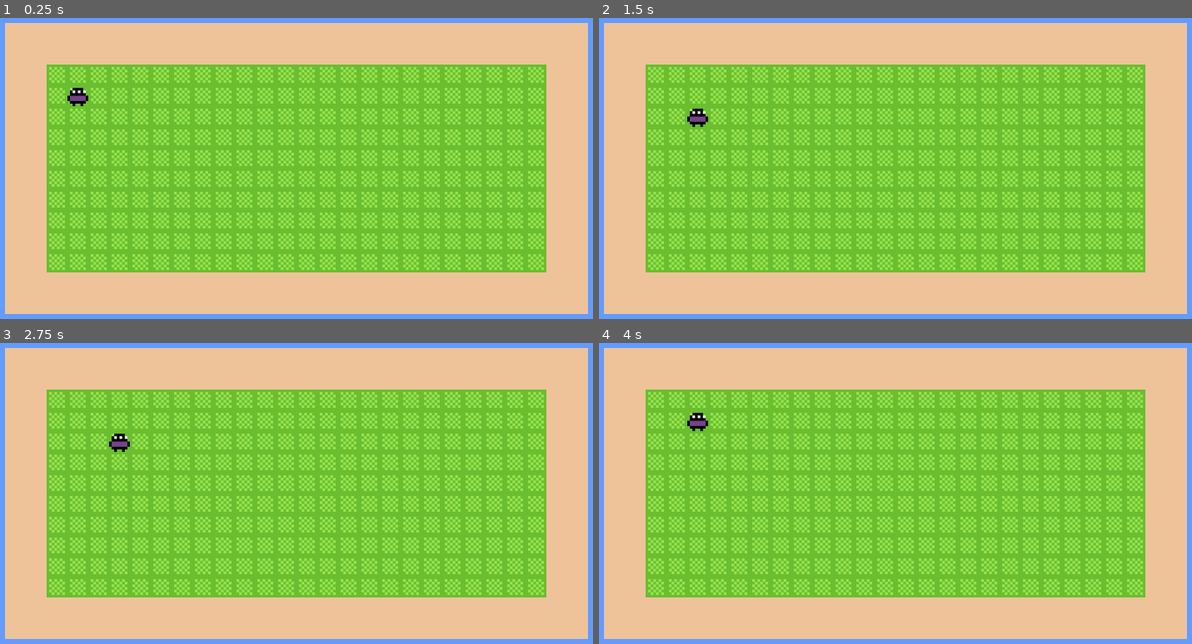
Above: before the commit, frames 1-4 (two rows, left to right).
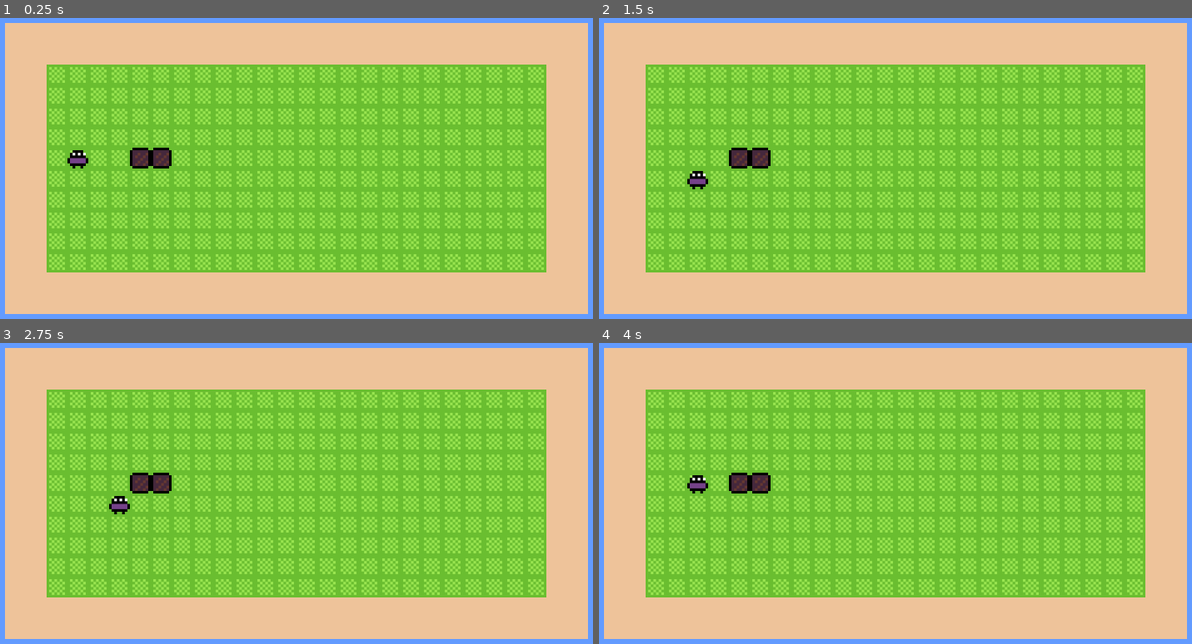
Above: after the commit, the same moments.

Repository: jiexdrop/doughnut
Game: Godot game, scene res://scenes/main.tscn
Two runs of this game, one before a commit and one after it. Both use one fixed random seed, a clock stepped at 60 frames per second and the inputs below.
Inputs:
- Up to frame 1 (0.25 s): no input
- Up to frame 2 (1.5 s): hold D (right) 0.53-1.28 s; tap Enter at 1.25 s; hold S (down) from 1.28 s (still down)
- Up to frame 3 (2.75 s): release S (down) at 2.03 s; hold D (right) from 2.03 s (still down)
- Up to frame 4 (4 s): release D (right) at 2.78 s; hold W (up) 2.78-3.53 s; hold A (left) from 3.53 s (still down)

The runs differ from the first frame. In frame 1, 0.8% of the frame differs, in the area x 11-29%, y 23-50%; in frame 2, 0.8%; in frame 3, 0.8%; in frame 4, 0.8%.

Commit message:
added a box that moves

Diff:
--- /dev/null
+++ b/scenes/box.gd
@@ -0,0 +1,35 @@
+extends StaticBody2D
+
+# Reference the TileMap just like in your player script
+@onready var tile_map: TileMapLayer = $"../TileMapLayer"
+
+# This function is called by the player when they try to push
+func try_push(dir: Vector2) -> bool:
+	var current_tile = tile_map.local_to_map(position)
+	var target_tile = current_tile + Vector2i(dir.x, dir.y)
+
+	# 1. Check if the target tile is blocked by the TileMap (walls)
+	var tile_data = tile_map.get_cell_tile_data(target_tile)
+	if tile_data and tile_data.get_custom_data("walkable") == false:
+		return false # Blocked by a wall tile
+
+	# 2. Check if there is another object (like another box) in the way
+	var space_state = get_world_2d().direct_space_state
+	var query = PhysicsPointQueryParameters2D.new()
+
+	# Check the center of the target tile
+	query.position = tile_map.map_to_local(target_tile)
+	# Make sure we don't detect the box itself
+	query.exclude = [self]
+
+	var collision = space_state.intersect_point(query)
+
+	if not collision.is_empty():
+		# There is something else here (another box or obstacle)
+		# Optional: If that object is also a box, you could try pushing it recursively here.
+		# For now, we simply block movement.
+		return false
+
+	# 3. If we get here, the path is clear. Move the box.
+	position = tile_map.map_to_local(target_tile)
+	return true
--- /dev/null
+++ b/scenes/box.tscn
@@ -0,0 +1,16 @@
+[gd_scene format=3 uid="uid://chgxj2178wx83"]
+
+[ext_resource type="Texture2D" uid="uid://iwyau8p54wp1" path="res://assets/Sprite-0004.png" id="1_3inec"]
+[ext_resource type="Script" uid="uid://dsjp8owrk1fd8" path="res://scenes/box.gd" id="1_ks2v0"]
+
+[sub_resource type="RectangleShape2D" id="RectangleShape2D_tbgi4"]
+size = Vector2(8, 8)
+
+[node name="Box" type="StaticBody2D" unique_id=665832972]
+script = ExtResource("1_ks2v0")
+
+[node name="Sprite2D" type="Sprite2D" parent="." unique_id=795927578]
+texture = ExtResource("1_3inec")
+
+[node name="CollisionShape2D" type="CollisionShape2D" parent="." unique_id=59615953]
+shape = SubResource("RectangleShape2D_tbgi4")
--- a/scenes/main.tscn
+++ b/scenes/main.tscn
@@ -4,18 +4,23 @@
 [ext_resource type="Script" uid="uid://difno1fvr55yv" path="res://scripts/pixel_camera.gd" id="2_cam"]
 [ext_resource type="Texture2D" uid="uid://ihi3cewu0e7x" path="res://assets/Sprite-0001.png" id="2_sugp2"]
 [ext_resource type="PackedScene" uid="uid://ccsiamhj8f0wg" path="res://scenes/player.tscn" id="4_jyhfs"]
-[ext_resource type="Script" uid="uid://c206nwsvu2qll" path="res://scripts/player.gd" id="5_tbgi4"]
+[ext_resource type="PackedScene" uid="uid://chgxj2178wx83" path="res://scenes/box.tscn" id="5_tbgi4"]
 
 [sub_resource type="TileSetAtlasSource" id="TileSetAtlasSource_jyhfs"]
 texture = ExtResource("2_sugp2")
 texture_region_size = Vector2i(8, 8)
 0:0/0 = 0
 1:0/0 = 0
+1:0/0/custom_data_0 = true
 0:1/0 = 0
+0:1/0/custom_data_0 = true
 1:1/0 = 0
+1:1/0/custom_data_0 = true
 
 [sub_resource type="TileSet" id="TileSet_1"]
 tile_size = Vector2i(8, 8)
+custom_data_layer_0/name = "walkable"
+custom_data_layer_0/type = 1
 sources/0 = SubResource("TileSetAtlasSource_jyhfs")
 
 [node name="Main" type="Node2D" unique_id=678591140]
@@ -31,5 +36,10 @@
 zoom_level = 4
 
 [node name="Player" parent="." unique_id=1204089923 instance=ExtResource("4_jyhfs")]
-position = Vector2(44, 44)
-script = ExtResource("5_tbgi4")
+position = Vector2(44, 68)
+
+[node name="Box" parent="." unique_id=665832972 instance=ExtResource("5_tbgi4")]
+position = Vector2(68, 68)
+
+[node name="Box2" parent="." unique_id=448457107 instance=ExtResource("5_tbgi4")]
+position = Vector2(76, 68)
--- a/scenes/player.tscn
+++ b/scenes/player.tscn
@@ -1,6 +1,7 @@
 [gd_scene format=3 uid="uid://ccsiamhj8f0wg"]
 
 [ext_resource type="Texture2D" uid="uid://03o4762qnkdd" path="res://assets/Sprite-0002.png" id="1_3vyb7"]
+[ext_resource type="Script" uid="uid://c206nwsvu2qll" path="res://scripts/player.gd" id="1_qhqgy"]
 [ext_resource type="Texture2D" uid="uid://c532ohh88brhr" path="res://assets/Sprite-0003.png" id="2_g2els"]
 
 [sub_resource type="RectangleShape2D" id="RectangleShape2D_u8vuu"]
@@ -21,6 +22,7 @@
 }]
 
 [node name="Player" type="CharacterBody2D" unique_id=1204089923]
+script = ExtResource("1_qhqgy")
 
 [node name="CollisionShape2D" type="CollisionShape2D" parent="." unique_id=1700758822]
 shape = SubResource("RectangleShape2D_u8vuu")
--- a/scripts/player.gd
+++ b/scripts/player.gd
@@ -1,7 +1,7 @@
 extends CharacterBody2D
 
-@onready var tile_map: TileMapLayer = $"../TileMapLayer" # Adjust path to your TileMap
-var grid_size = 8
+@onready var tile_map: TileMapLayer = $"../TileMapLayer"
+var grid_size = 8 # Note: This variable isn't used in logic because TileMap handles the grid size automatically
 
 func _physics_process(_delta):
 	var direction = Vector2.ZERO
@@ -15,14 +15,38 @@
 		move_on_grid(direction)
 
 func move_on_grid(dir):
-	# 1. Calculate where we want to go in "Grid terms"
+	# 1. Calculate Target Position
 	var current_tile = tile_map.local_to_map(position)
 	var target_tile = current_tile + Vector2i(dir.x, dir.y)
+	var target_position = tile_map.map_to_local(target_tile)
 
-	# 2. Check if the tile is walkable (Optional: requires Data Layer on TileSet)
-	var tile_data = tile_map.get_cell_tile_data(target_tile)
-	if tile_data and tile_data.get_custom_data("walkable") == false:
-		return # Block movement
+	# 2. Check for a Box (or other physics body) at the target location
+	var space_state = get_world_2d().direct_space_state
+	var query = PhysicsPointQueryParameters2D.new()
+	query.position = target_position
+	# We exclude the player so we don't detect ourselves
+	query.exclude = [self]
 
-	# 3. Move to the center of the new tile
-	position = tile_map.map_to_local(target_tile)
+	var collision = space_state.intersect_point(query)
+
+	# 3. Logic: Wall vs Box vs Walk
+	if collision:
+		# We hit something. Let's check if it is a box.
+		var collider = collision[0].collider
+
+		if collider.has_method("try_push"):
+			# It is a pushable box! Try to push it.
+			if collider.try_push(dir):
+				# Box moved successfully, now player moves into the box's old spot
+				position = target_position
+		else:
+			# We hit a static object that isn't a box (like a wall)
+			return
+	else:
+		# No object detected. Check if the tile itself is walkable.
+		var tile_data = tile_map.get_cell_tile_data(target_tile)
+		if tile_data and tile_data.get_custom_data("walkable") == false:
+			return # Blocked by tilemap wall
+
+		# Path is clear, move normally
+		position = target_position
Not shown, added: scenes/box.gd.uid
